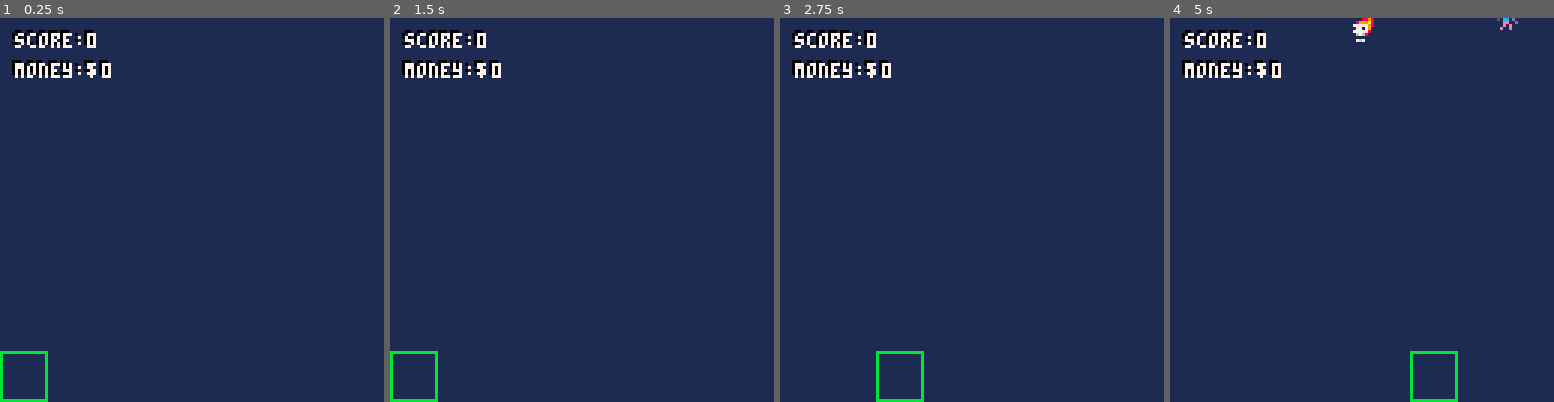
Above: before the commit, frames 1-4 (left to right).
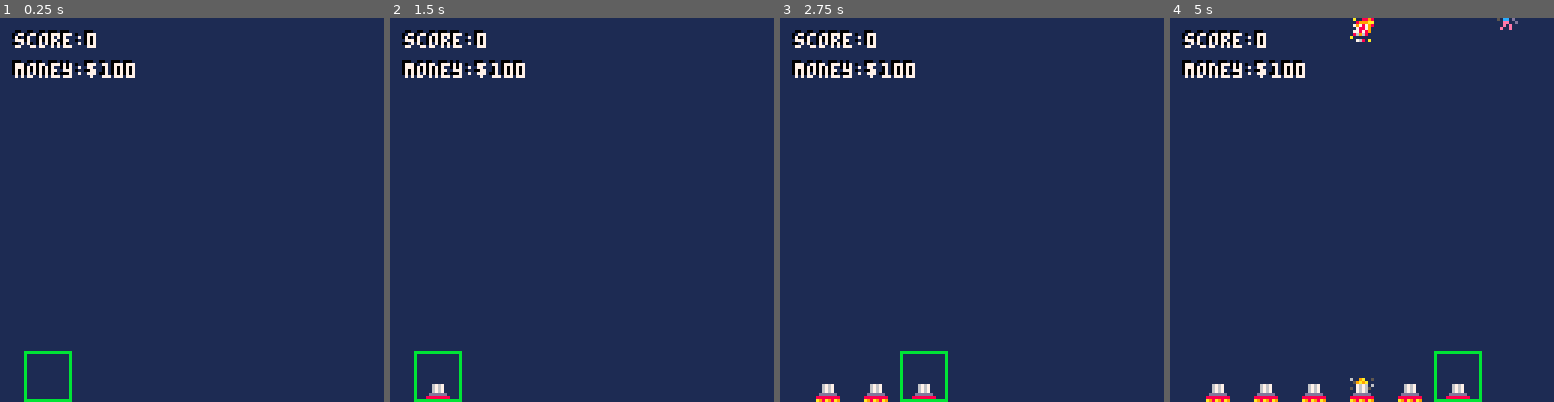
Above: after the commit, the same moments.

Repository: elennick/ggo25
Game: PICO-8 cartridge ggo25.p8
Two runs of this game, one before a commit and one after it. Both use one fixed random seed, a clock stepped at 60 frames per second and the inputs below.
Inputs:
- Up to frame 1 (0.25 s): no input
- Up to frame 2 (1.5 s): tap X (X key) at 0.33, 1.07 s; tap O (Z key) at 0.7 s
- Up to frame 3 (2.75 s): hold Right 1.6-2.1 s; tap O (Z key) at 1.7, 2.1, 2.5 s; tap X (X key) at 1.85 s; hold Right from 2.47 s (still down)
- Up to frame 4 (5 s): tap O (Z key) every 0.4 s from 2.9 to 4.9 s; tap X (X key) at 2.97, 4.08 s; release Right at 3.03 s; hold Left 3.08-3.58 s; hold Right 4.02-4.68 s

The runs differ from the first frame. In frame 1, 0.9% of the frame differs, in the area x 0-36%, y 10-100%; in frame 2, 1.0%; in frame 3, 1.4%; in frame 4, 2.2%, in the area x 9-82%, y 0-100%.

Commit message:
started adding the ability to build towers

Diff:
--- a/ggo25.p8
+++ b/ggo25.p8
@@ -59,9 +59,13 @@
 	 end
 
 	 if btnp(1) then
-	   cpos = min(cpos + 1, 7)
+	   cpos = min(cpos + 1, 6)
 	 elseif  btnp(0) then
 	   cpos = max(cpos - 1, 0)
+	 end
+
+	 if btnp(4) or btnp(5) then
+	   create_twr(cpos + 1, "gatling")
 	 end
 end
 
@@ -120,7 +124,7 @@
   print(game.money, 34, 15, 7)
 
   //draw cursor
-  rect(cpos * 16, 111, (cpos * 16) + 15, 127, 11)
+  rect((cpos * 16) + 8, 111, (cpos * 16) + 23, 127, 11)
 
   //draw debug text
   if debug then
@@ -134,6 +138,7 @@
 
 function load_level(l)
   game.curlvl = lvls[l]
+  game.money = lvls[l].money
 end
 
 function get_random_etype()
@@ -164,6 +169,13 @@
 end
 
 function create_twr(lane, tt)
+  for i=1,#twrs do
+    local t = twrs[i]
+    if t.lane == lane then
+      return
+    end
+  end
+
   local t = {}
   t.type = ttypes[tt]
   t.lane = lane
